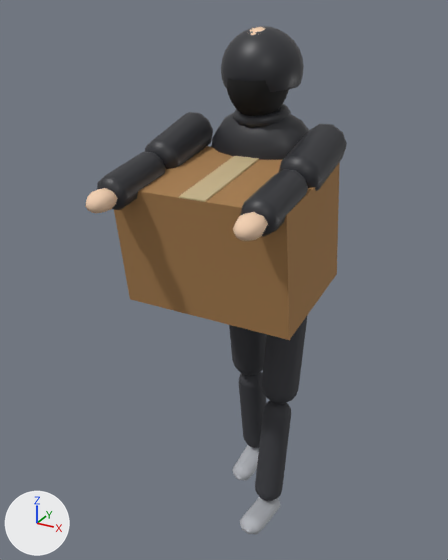
The glTF model city-hold/public/models/placeholder/char_looter_02_puffer_large_box.glb as it was, and as the next commit left it.
One viewpoint serves both versions: a 50 mm lens placed at (0.96, -2.12, 2.01), pointed at (-0.08, -0.22, 1.06). Every picture has the same lights, and +X, +Y and +Z are marked at lower left. The first picture is the older version. Both versions are drawn at frame 38 of the action 'held'; the numbers are the values there.
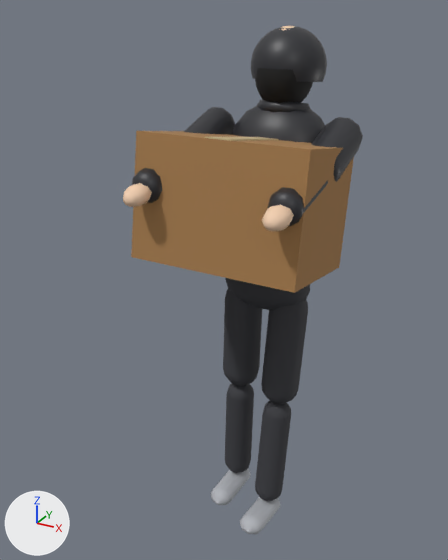
Not drawn themselves, but carrying or shaping drawn objects: ob_legl, ob_torso, ob_head, ob_arml, ob_armr.

The change, as a diff of the scene's bpy script:
```diff
--- a/city-hold/public/models/placeholder/char_looter_02_puffer_large_box.glb.py
+++ b/city-hold/public/models/placeholder/char_looter_02_puffer_large_box.glb.py
@@ ob_legl @@
 ob_legl.location = (-0.1, 0.0, -0.02)
-ob_legl.rotation_euler = (0.165, 0.0, 0.0)  # degrees (9.5, 0, 0)
+ob_legl.rotation_euler = (-0.0479, 0.0, 0.0)  # degrees (-2.7, 0, 0)
@@ ob_torso @@
 ob_torso.location = (0.0, 0.0, 0.06)
-ob_torso.rotation_euler = (0.15, 0.0, 0.0)  # degrees (8.6, 0, 0)
+ob_torso.rotation_euler = (-0.163, 0.0, 0.0)  # degrees (-9.3, 0, 0)
@@ ob_head @@
 ob_head.location = (0.0, 0.0, 0.66)
-ob_head.rotation_euler = (-0.075, 0.0, 0.0)  # degrees (-4.3, 0, 0)
+ob_head.rotation_euler = (0.0816, 0.0, 0.0)  # degrees (4.7, 0, 0)
@@ ob_arml @@
 ob_arml.location = (-0.245, 0.0, 0.54)
-ob_arml.rotation_euler = (-1.45, 0.0, 0.0)  # degrees (-83, 0, 0)
+ob_arml.rotation_euler = (-1.092, 0.0, 0.0)  # degrees (-63, 0, 0)
@@ ob_armr @@
 ob_armr.location = (0.245, 0.0, 0.54)
-ob_armr.rotation_euler = (-1.45, 0.0, 0.0)  # degrees (-83, 0, 0)
+ob_armr.rotation_euler = (-1.092, 0.0, 0.0)  # degrees (-63, 0, 0)
```

What differs and where, as boxes [x1, y1, x2, y2] in the pictures (448 x 560 px):
'Mesh_14', turned: before [114, 146, 340, 340]; after [131, 131, 354, 293]
'Mesh_9', turned: before [221, 26, 304, 92]; after [251, 26, 327, 82]
'Mesh_4', turned: before [211, 113, 309, 160]; after [232, 106, 325, 143]
'Mesh_11.001', turned: before [279, 124, 347, 191]; after [311, 117, 363, 182]
'Mesh_1', turned: before [229, 325, 266, 376]; after [223, 289, 262, 386]
'Mesh_2', turned: before [238, 372, 266, 448]; after [225, 383, 254, 473]
'Mesh_11', turned: before [145, 112, 213, 169]; after [184, 107, 235, 135]
'Mesh_10', turned: before [227, 79, 289, 116]; after [255, 68, 313, 103]
'Mesh_12.001', turned: before [240, 169, 308, 237]; after [268, 180, 328, 226]
'Mesh_12', turned: before [97, 152, 166, 210]; after [132, 168, 162, 203]
'Mesh_15', turned: before [179, 156, 259, 202]; after [205, 137, 279, 141]
'Mesh_13.001', turned: before [233, 212, 268, 241]; after [262, 205, 294, 231]
'Mesh_3', turned: before [233, 445, 259, 480]; after [211, 469, 251, 505]
'Mesh_13', turned: before [85, 188, 118, 213]; after [123, 183, 152, 207]
'Mesh_7', turned: before [232, 104, 291, 128]; after [257, 100, 310, 112]
'Mesh_8', turned (mostly hidden): before [248, 27, 266, 35]; after [279, 26, 294, 31]
'Mesh_0', unchanged, uncovered by the edit: after [225, 278, 310, 310]
